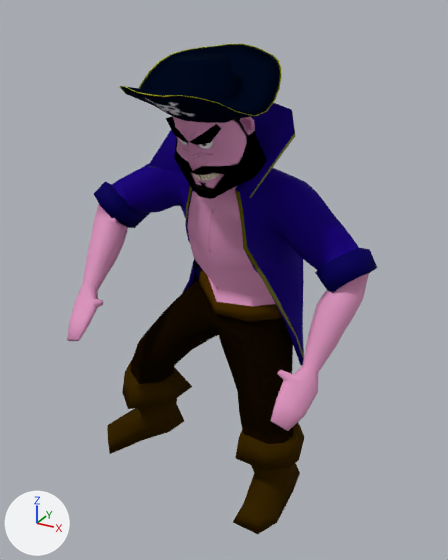
A saved change to the OBJ model assets/Animacion/Pirata/Celebracion/PirataCelebracion_000141.obj.
Rendered twice from a camera (50 mm lens) standing at (4.0, -7.37, 7.58) and looking at (-0.07, 0.03, 3.88). The lights are fixed; the arrows at lower left show +X, +Y and +Z. Where no turn or scale is listed for an object, it has been applied to the vertices.

Names of what the first picture shows: 'Pirata_PirataH'.
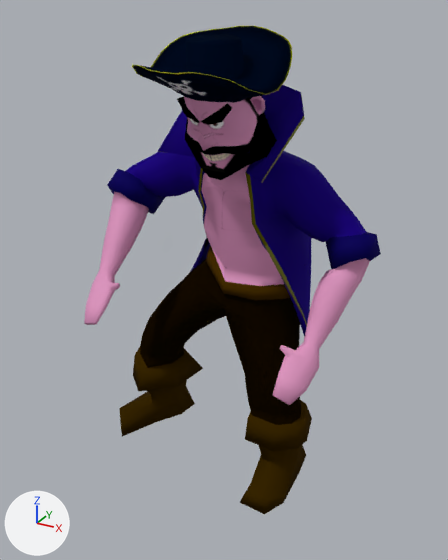
Location of each change, (x1, y1, x2, y2) in pixels of the pictures (448 x 560 px; the box of a moved part takes in the faces that stretch with it):
'Pirata_PirataH', reshaped: before (67, 44, 377, 534); after (84, 25, 381, 514)
part 1 of me_pirata_piratah, moved or reshaped: before (119, 44, 282, 123); after (132, 25, 292, 103)
part 2 of me_pirata_piratah, moved or reshaped: before (67, 103, 377, 534); after (84, 85, 381, 514)

The change, as a list of edits to the scene's bpy script:
```text
Change me_pirata_piratah:
    used by ob_pirata_piratah; location = (0.0, 0.0, 0.0)
    remove me_pirata_piratah.from_pydata(...)  # 1340 vertices, 1341 faces; spans x -2.3..2.24, y -1.96..1.2, z 0.0..7.17
    add me_pirata_piratah.from_pydata(...)  # 1340 vertices, 1341 faces; spans x -2.48..2.14, y -1.53..1.73, z -0.07..7.37
    me_pirata_piratah part 1: the loose piece of 216 vertices spanning x -0.73..1.11, y -1.96..-0.08, z 6.23..7.17 is scaled about its middle by 1.04, then moved by (-0.12, 0.46, 0.18)
    me_pirata_piratah part 2: 1124 of 1340 vertices moved; they spanned x -2.3..2.24, y -1.72..1.2, z 0.0..6.88 and now span x -2.48..2.14, y -1.3..1.73, z -0.07..7.07; mean shift (-0.12, 0.49, 0.09); largest move (-0.8, 0.71, 4.03) -> (-0.9, 1.39, 4.18)
```
